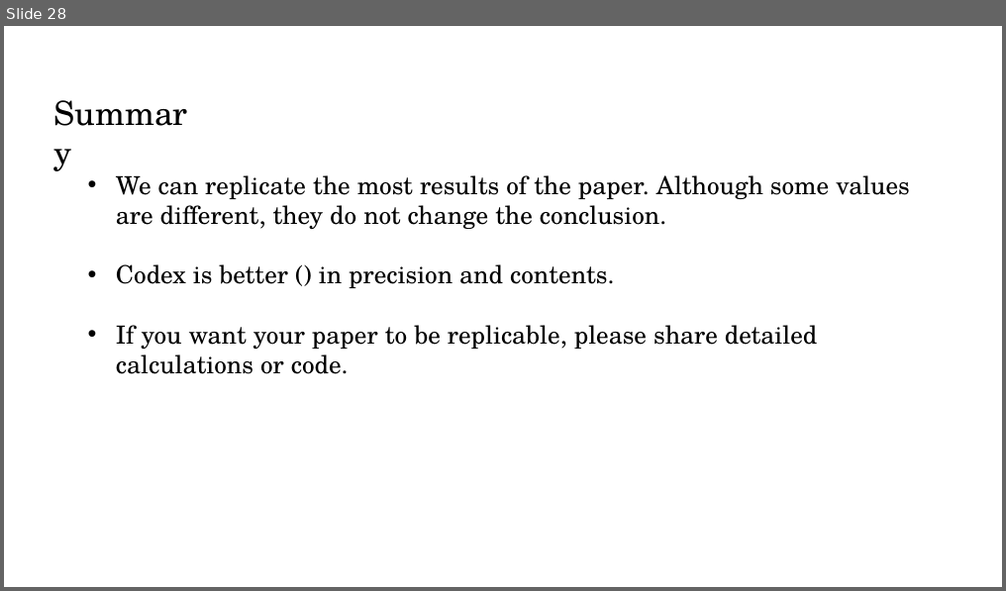
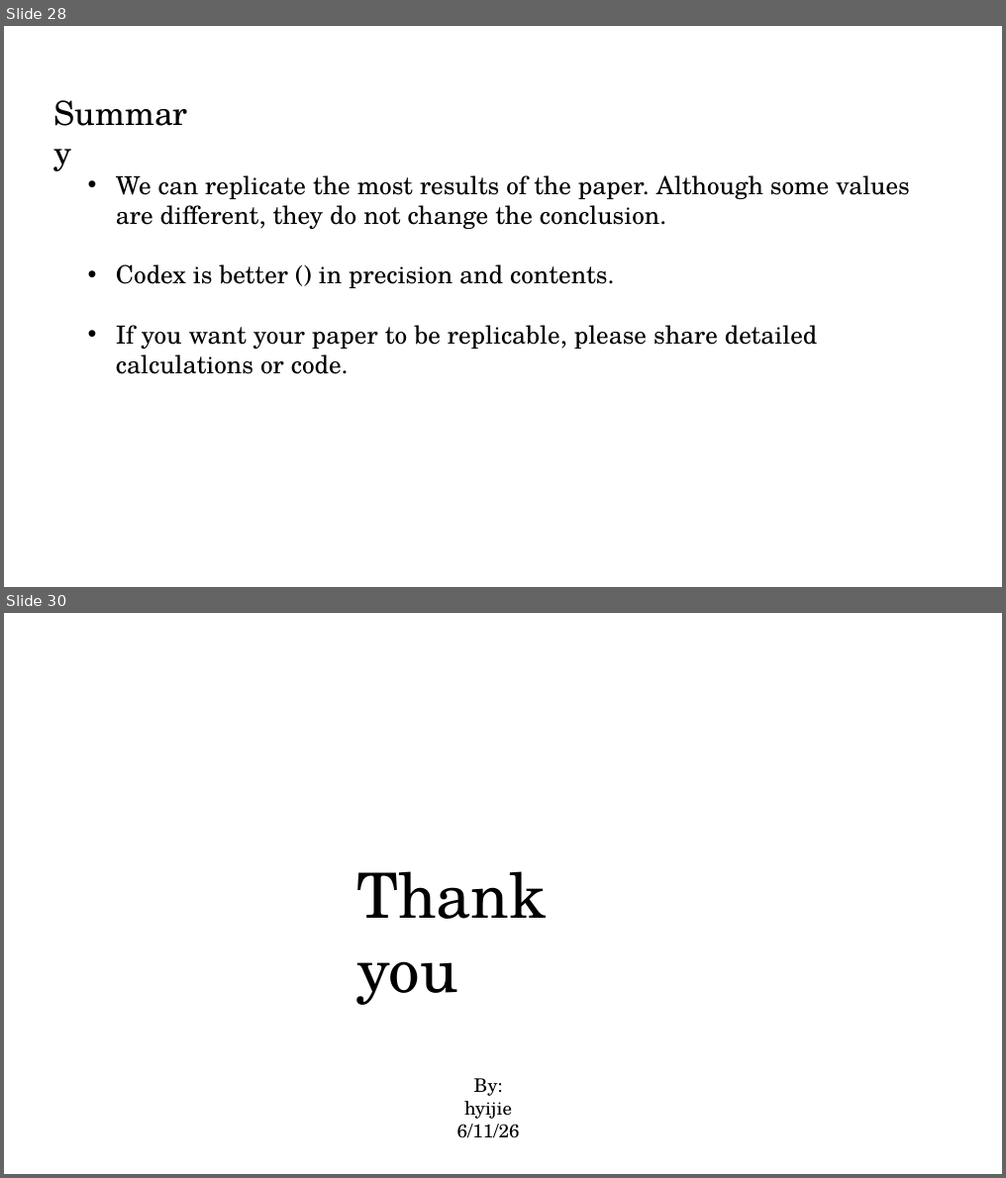
Before and after one commit to Hyijie0083/R4psy_homework_Hurst_et_al_2017, a slide deck: 3_Report/pre_r_6.11.pptx. Shown one above the other, each under a label of ours: slide 28 before the commit, slides 28 and 30 after it; the slides between them are not shown. The pictures are 1006x591 and 1006x1178 pixels, drawn with LibreOffice and Linux fonts; fonts in the diff are those of the drawing. Boxes give left, top, right and bottom in pixels: in the first picture for what was removed or moved away, otherwise in the second. Text is boxed around its words. In the diff, an @@ line names an element or a change of style, - is before the commit and + after.

```diff
--- a/3_Report/pre_r_6.11.pptx
+++ b/3_Report/pre_r_6.11.pptx
@@ slide 30 added at (x1=4, y1=613, x2=1002, y2=1174), background #FFFFFF @@
@@ text added at (x1=356, y1=871, x2=546, y2=1005), 60 pt, text #000000 @@
+Thank you
@@ text added at (x1=457, y1=1078, x2=520, y2=1139), 18 pt, text #000000 @@
+By: hyijie
+6/11/26
```
Also in this commit, not shown: 1 other slide added, 1 other file.
